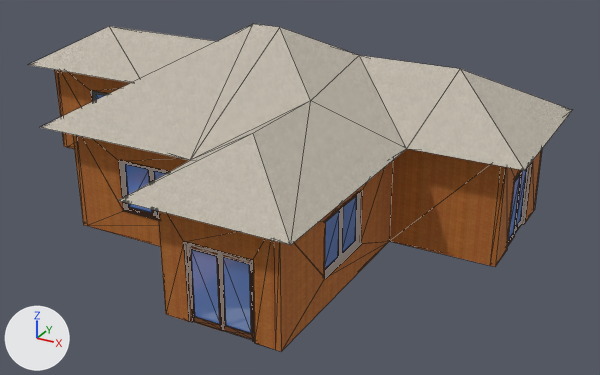
Renders of the glTF model telhados/telhado37a.gltf from each side of a commit.
Both versions are drawn from a camera (50 mm lens) standing at (12.44, -18.0, 10.64) and looking at (2.09, 0.81, 1.24). The axes (+X, +Y, +Z) are drawn at lower left. The lights are the same throughout. Mesh edges are drawn as thin lines. Vertices at the same position are counted once.

The first picture shows 'root'.
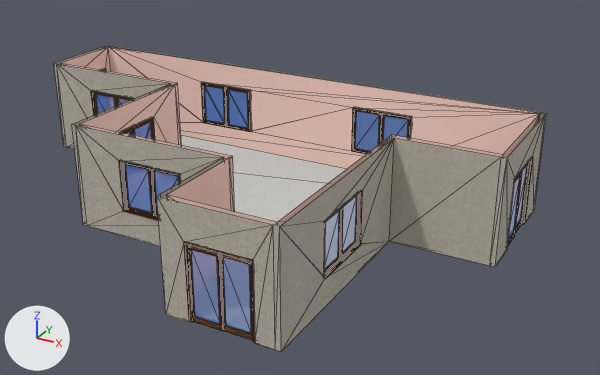
Pixel boxes [x1, y1, x2, y2] of what changed, in the pictures (600 x 375 px):
'root', surface changed, reshaped (brown to grey, 9% narrower, 7% shorter)
    before: [29, 24, 572, 352]
    after: [54, 46, 547, 352]
part 1 of me_mesh_0, cut back
    before: [29, 24, 572, 245]
    after: [60, 47, 503, 226]

What changed in the scene script:
```text
Change mat_bloco_de_concreto:
    mat_bloco_de_concreto.texture: img_image_3 -> img_image_1
Change me_mesh_0:
    used by ob_root; location = (0.0, 0.0, 0.0)
    remove me_mesh_0.from_pydata(...)  # 1225 vertices, 3322 faces; spans x -9.1..8.3, y -5.4..5.8, z 0.0..5.5
    add me_mesh_0.from_pydata(...)  # 1189 vertices, 3194 faces; spans x -8.5..7.7, y -4.8..5.2, z 0.0..3.1
    me_mesh_0 part 1
    36 vertices are removed from x -9.1..8.3, y -5.4..5.8, z 3.1..5.5
    164 faces are deleted
    36 new faces join them, mat_cor_b01 (beige #ffd9cd)
    remove me_mesh_0.materials.append(mat_telhado_ondulado)  # picture img_image_1
```
